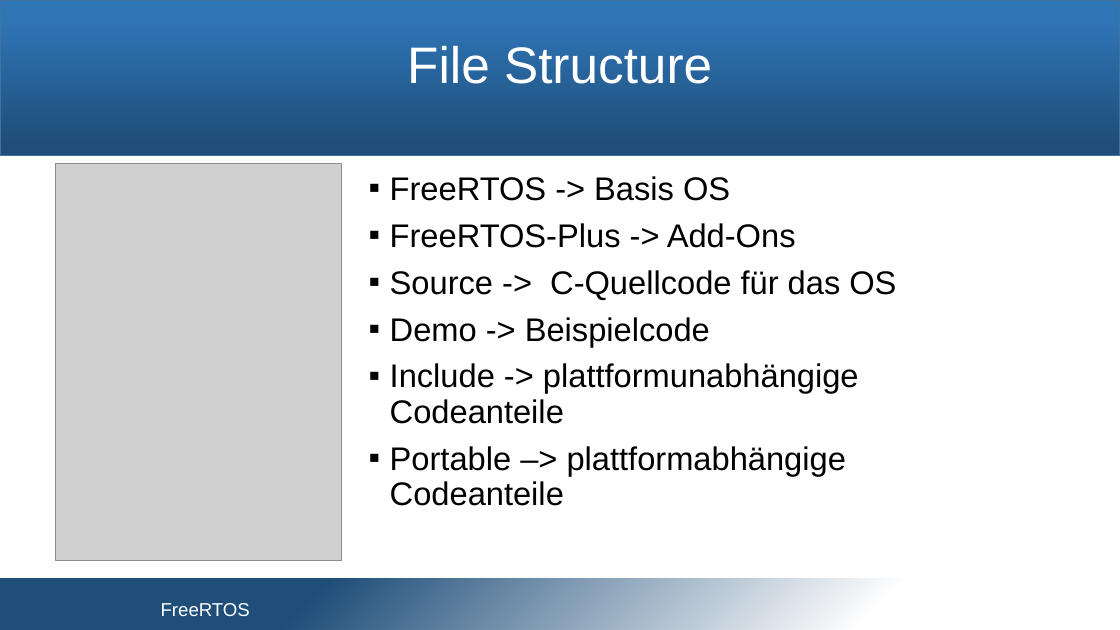
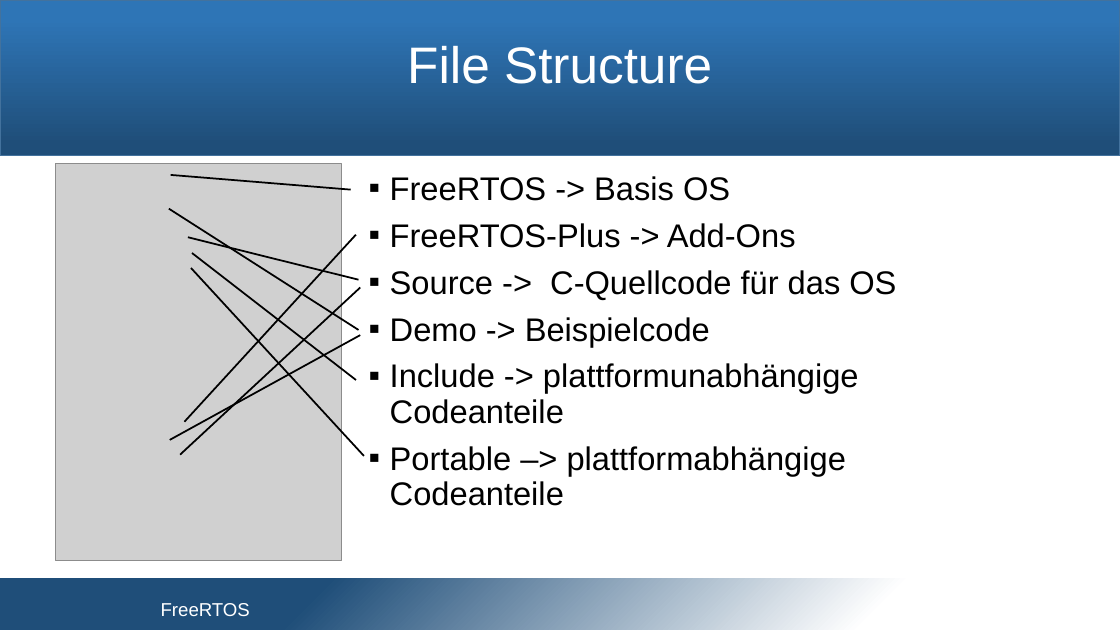
Before and after one commit to snobz/Seminar_BS_2017, a slide deck: slide 8 of Päsi/Seminar Betriebssysteme.pptx. Drawn at 1120x630 pixels with LibreOffice and Linux fonts; fonts in the diff are those of the drawing; grey boxes stand for pictures; background and template pictures are left out. Boxes give left, top, right and bottom in pixels: in the first picture for what was removed or moved away, otherwise in the second. Text is boxed around its words. In the diff, an @@ line names an element or a change of style, - is before the commit and + after.

```diff
--- a/Päsi/Seminar Betriebssysteme.pptx
+++ b/Päsi/Seminar Betriebssysteme.pptx
@@ line added from (351, 190) to (171, 175), #000000 1.5 pt @@
@@ line added from (359, 330) to (169, 208), #000000 1.5 pt @@
@@ line added from (356, 234) to (185, 422), #000000 1.5 pt @@
@@ line added from (359, 280) to (188, 237), #000000 1.5 pt @@
@@ line added from (364, 456) to (191, 268), #000000 1.5 pt @@
@@ line added from (356, 380) to (192, 253), #000000 1.5 pt @@
@@ line added from (360, 287) to (180, 455), #000000 1.5 pt @@
@@ line added from (360, 335) to (170, 440), #000000 1.5 pt @@
```
